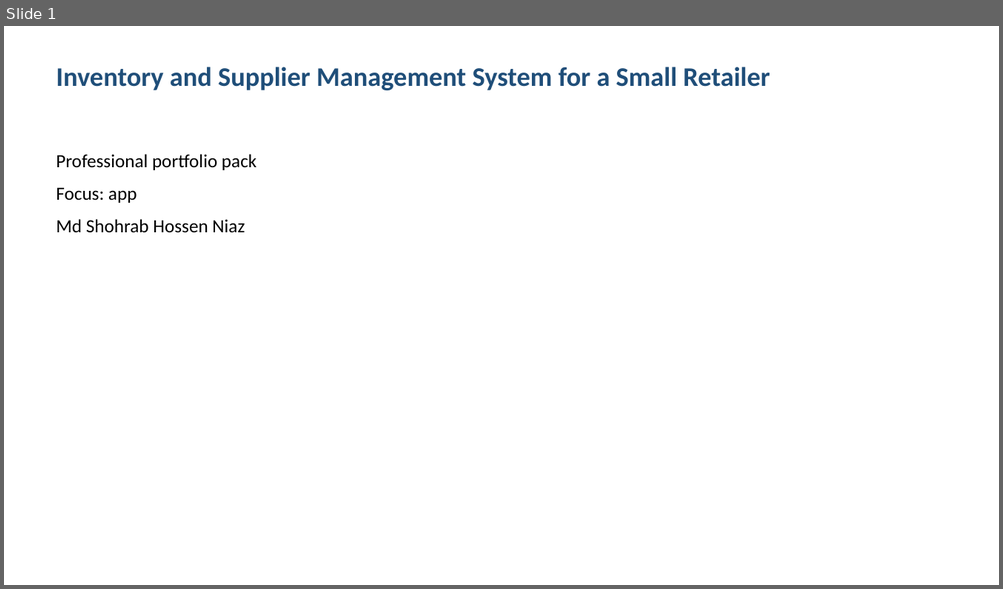
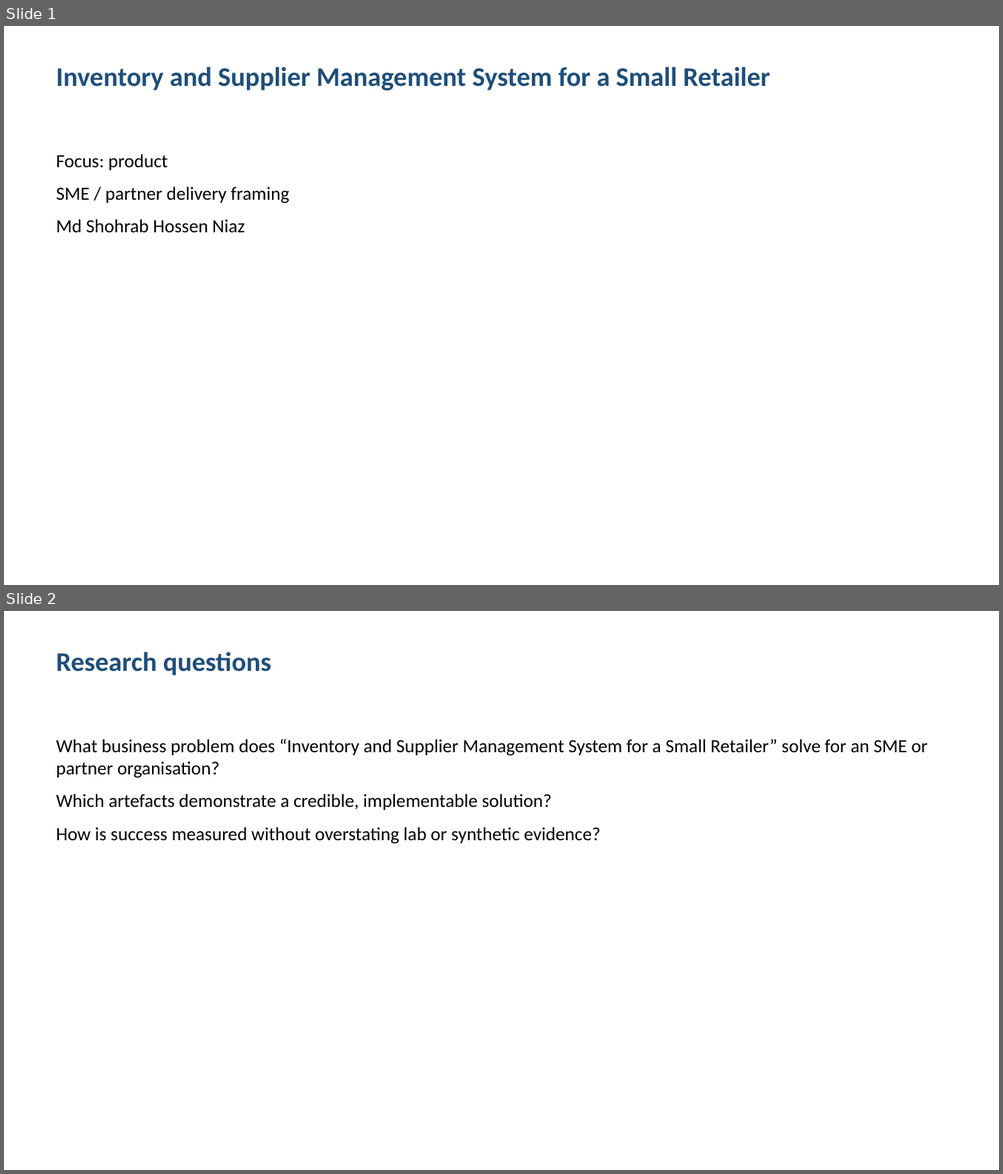
Before and after one commit to shohrabniaz/retail-inventory-supplier-system, a slide deck: Final_Submission/02_Presentation.pptx. Shown one above the other, each under a label of ours: slide 1 before the commit, slides 1 and 2 after it. The pictures are 1003x589 and 1003x1174 pixels, drawn with LibreOffice and Linux fonts; fonts in the diff are those of the drawing. Boxes give left, top, right and bottom in pixels: in the first picture for what was removed or moved away, otherwise in the second. Text is boxed around its words. In the diff, an @@ line names an element or a change of style, - is before the commit and + after.

Commit message:
Polish portfolio pack for professional showcase readiness.

```diff
--- a/Final_Submission/02_Presentation.pptx
+++ b/Final_Submission/02_Presentation.pptx
@@ slide 2 added at [4, 611, 999, 1170], background #FFFFFF @@
@@ text added at [56, 652, 271, 675], 26 pt, text #1F4E79, bold @@
+Research questions
@@ text added at [56, 739, 928, 844], 18 pt, text #000000 @@
+What business problem does “Inventory and Supplier Management System for a Small Retailer” solve for an SME or partner organisation?
+Which artefacts demonstrate a credible, implementable solution?
+How is success measured without overstating lab or synthetic evidence?
@@ slide 1 changed as well @@
@@ text at [56, 154, 289, 204]: text changed @@
-Professional portfolio pack
-Focus: app
+Focus: product
+SME / partner delivery framing
```
Also in this commit, not shown: 2 other slides changed, 1 slide removed, 12 other files.
